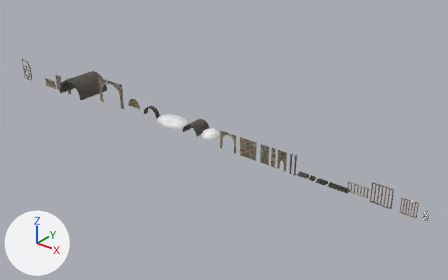
Before and after pictures for a commit that changed the Blender file Environnements Pre-tests/The Great Prison/Walls/Walls.blend.
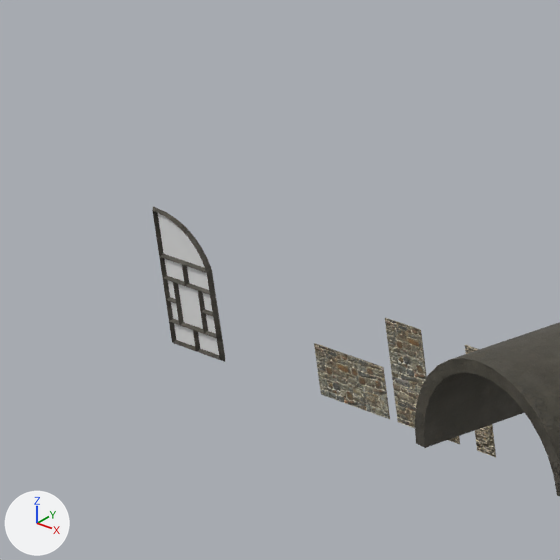
Old and new are each drawn whole from a 50 mm lens placed at (110.4, -177.0, 114.0), pointed at (-38.7, 9.4, -1.6) and again close up on the part from 0% to 18% of the width and 10% to 39% of the height. Lighting does not change. The marker at lower left points along +X, +Y and +Z. The first two pictures are the older version.

Script lines for the objects in view, before the commit:
```python
me_cylinder_003 = bpy.data.meshes.new('Cylinder.003')
me_cylinder_003.from_pydata(...)  # 68 vertices, 66 faces; spans x -8.0..8.0, y -0.1..7.9, z -8.0..8.0
me_cylinder_003.polygons.foreach_set('use_smooth', [True] * 66)
me_cylinder_003.materials.append(mat_stone_material)
me_plane_008 = bpy.data.meshes.new('Plane.008')
me_plane_008.from_pydata(...)  # a box spanning x -4.0..4.0, y -0.05..0.05, z 0.01..4.01
me_plane_008.materials.append(mat_wall_material_2)
me_plane_013 = bpy.data.meshes.new('Plane.013')
me_plane_013.from_pydata(...)  # 188 vertices, 182 faces; spans x -6.26..0.26, y -0.25..0.25, z -0.17..10.73
# faces by material slot: [10, 172]
me_plane_013.materials.append(mat_material)  # white #e7e7e7
me_plane_013.materials.append(mat_stone_material)
ob_cylinder_roof_16 = bpy.data.objects.new('Cylinder roof 16', me_cylinder_003)
ob_cylinder_roof_16.location = (-118.0, 0.0, 4.0)
ob_cylinder_roof_16.rotation_euler = (1.571, 0.0, 0.0)  # degrees (90, 0, 0)
ob_great_gate_16_16 = bpy.data.objects.new('Great Gate 16*16', me_plane_013)
ob_great_gate_16_16.location = (-160.0, 0.0, 0.0)
ob_wall_8_4_sm = bpy.data.objects.new('Wall 8*4 sm', me_plane_008)
ob_wall_8_4_sm.location = (-144.0, 0.0, 0.0)
# also in view: 'Wall 4 * 4 for verticals' at (-137.0, 0.0, 4.0)
```
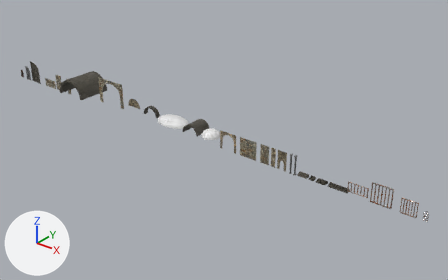
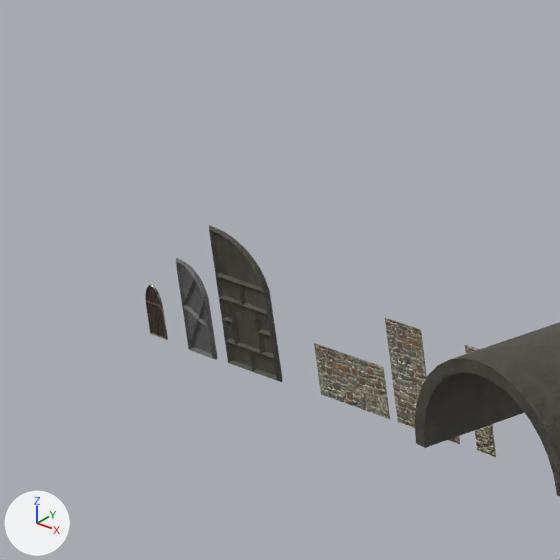
Diff of the bpy script that builds the scene:
```diff
--- a/Environnements Pre-tests/The Great Prison/Walls/Walls.blend.py
+++ b/Environnements Pre-tests/The Great Prison/Walls/Walls.blend.py
@@ img_wood062_1k_jpg_displacement_jpg @@
+img_wood062_1k_jpg_displacement_jpg = load_image('Wood062_1K-JPG_Displacement.jpg', '../../Textures/Wood062_1K-JPG/Wood062_1K-JPG_Displacement.jpg', 1024, 1024, 'Non-Color')
@@ img_wood062_1k_jpg_normalgl_jpg @@
+img_wood062_1k_jpg_normalgl_jpg = load_image('Wood062_1K-JPG_NormalGL.jpg', '../../Textures/Wood062_1K-JPG/Wood062_1K-JPG_NormalGL.jpg', 1024, 1024, 'Non-Color')
@@ img_wood062_1k_jpg_color_jpg @@
+img_wood062_1k_jpg_color_jpg = load_image('Wood062_1K-JPG_Color.jpg', '../../Textures/Wood062_1K-JPG/Wood062_1K-JPG_Color.jpg', 1024, 1024, 'sRGB')
@@ img_wood062_1k_jpg_roughness_jpg @@
+img_wood062_1k_jpg_roughness_jpg = load_image('Wood062_1K-JPG_Roughness.jpg', '../../Textures/Wood062_1K-JPG/Wood062_1K-JPG_Roughness.jpg', 1024, 1024, 'Non-Color')
@@ mat_wooden_material @@
+mat_wooden_material = bpy.data.materials.new('Wooden Material')
+# uses the picture img_wood062_1k_jpg_color_jpg
+# uses the picture img_wood062_1k_jpg_displacement_jpg
+# uses the picture img_wood062_1k_jpg_normalgl_jpg
+# uses the picture img_wood062_1k_jpg_roughness_jpg
@@ me_plane_013 @@
 me_plane_013.from_pydata(...)  # 188 vertices, 182 faces; spans x -6.26..0.26, y -0.25..0.25, z -0.17..10.73
 # used by ob_great_gate_16_16; location = (-160.0, 0.0, 0.0)
+# me_plane_013 part 1: all 10 faces that had it switch from mat_material (white #e7e7e7) to mat_stone_material
@@ me_plane_016 @@
+me_plane_016.from_pydata(...)  # 27 vertices, 1 face; spans x -2.0..0.0, y 0.0..1.36, z 0.0
+me_plane_016.materials.append(mat_wooden_material)
@@ me_plane_015 @@
+me_plane_015.from_pydata(...)  # 150 vertices, 160 faces; spans x -2.03..0.02, y -0.08..4.15, z -0.1..0.1
+me_plane_015.materials.append(mat_darkened_rusted_metal)
@@ me_plane_014 @@
+me_plane_014.from_pydata(...)  # 73 vertices, 73 faces; spans x -3.16..0.22, y -0.22..0.22, z -0.26..7.14
+me_plane_014.materials.append(mat_asphalt_material)
@@ ob_great_gate_16_16 @@
 ob_great_gate_16_16 = bpy.data.objects.new('Great Gate 16*16', me_plane_013)
-ob_great_gate_16_16.location = (-160.0, 0.0, 0.0)
+ob_great_gate_16_16.location = (-153.0, 0.0, 0.0)
@@ ob_door_sm__interior @@
+ob_door_sm__interior = bpy.data.objects.new('Door Sm. Interior', me_plane_016)
+ob_door_sm__interior.location = (-167.0, 0.0, 0.0)
+ob_door_sm__interior.rotation_euler = (1.571, 0.0, 0.0)  # degrees (90, 0, 0)
+ob_door_sm__interior.scale = (1.0, 3.0, 1.0)
@@ ob_door_sm_metalic_sides @@
+ob_door_sm_metalic_sides = bpy.data.objects.new('Door Sm Metalic Sides', me_plane_015)
+ob_door_sm_metalic_sides.location = (-167.0, 0.0, 0.0)
+ob_door_sm_metalic_sides.rotation_euler = (1.571, 0.0, 0.0)  # degrees (90, 0, 0)
@@ ob_gate_8_8 @@
+ob_gate_8_8 = bpy.data.objects.new('Gate 8*8', me_plane_014)
+ob_gate_8_8.location = (-161.0, 0.0, 0.0)
```

Boxes [x1, y1, x2, y2] around the edits, measured in the close-ups (560 x 560 px):
'Great Gate 16*16', recoloured, moved
    before: [152, 207, 225, 362]
    after: [209, 225, 282, 382]
'Gate 8*8', added
    after: [176, 258, 217, 360]
'Door Sm. Interior', added
    after: [147, 286, 165, 337]
'Door Sm Metalic Sides', added
    after: [145, 284, 168, 340]
part 1 of me_plane_013, recoloured
    before: [158, 213, 219, 355]
    after: [214, 232, 276, 375]
